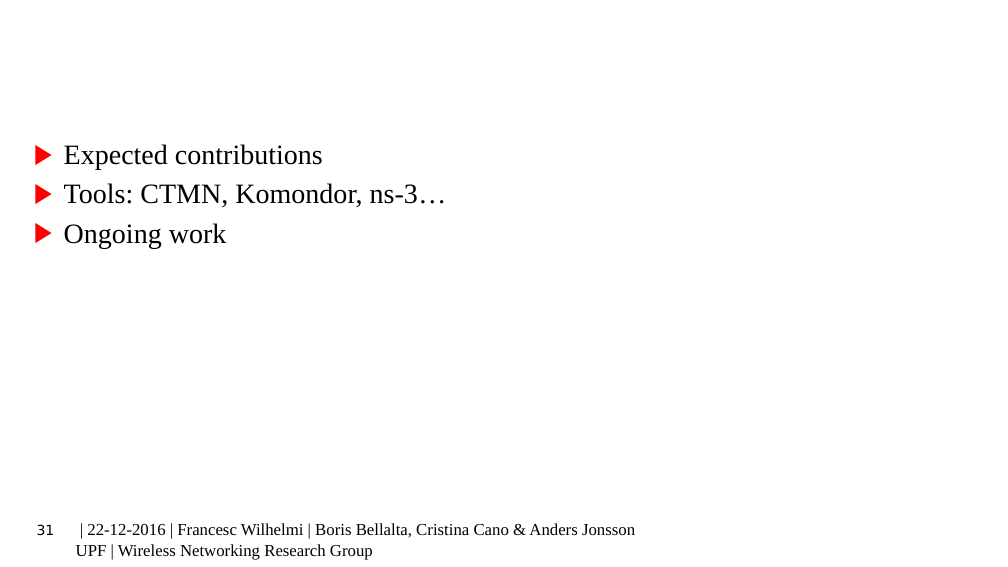
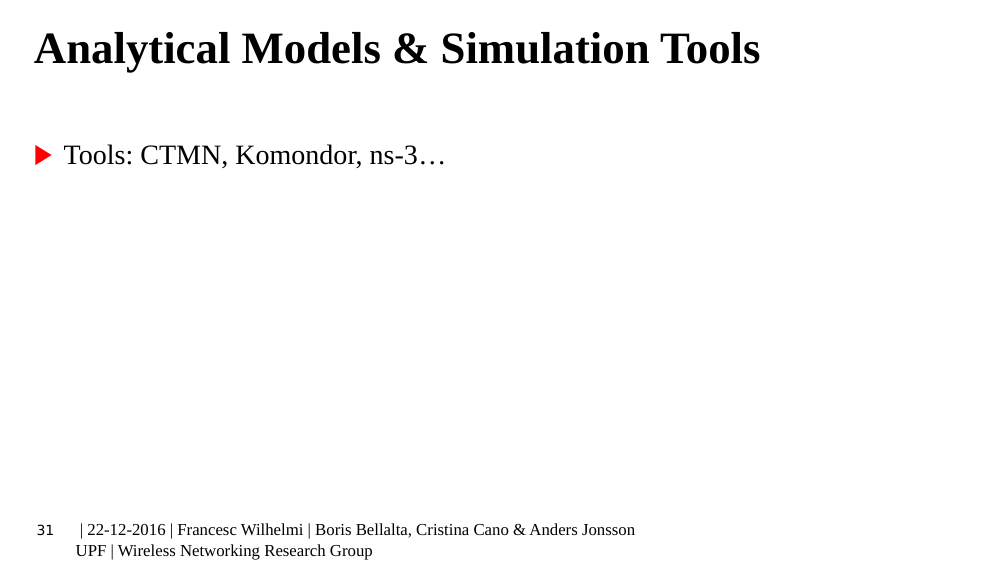
Before and after one commit to BelmY/thesis_proposal, a slide deck: slide 31 of Presentation/thesis_proposal.pptx. Drawn at 1008x567 pixels with LibreOffice and Linux fonts; fonts in the diff are those of the drawing; background and template pictures are left out. Boxes give left, top, right and bottom in pixels: in the first picture for what was removed or moved away, otherwise in the second. Text is boxed around its words. In the diff, an @@ line names an element or a change of style, - is before the commit and + after.

```diff
--- a/Presentation/thesis_proposal.pptx
+++ b/Presentation/thesis_proposal.pptx
@@ title added at box(34, 32, 760, 73), 32 pt, text #000000, bold @@
+Analytical Models & Simulation Tools
@@ text at box(64, 144, 323, 170): paragraph removed @@
-▶ Expected contributions
@@ text at box(64, 223, 227, 248): paragraph removed @@
-▶ Ongoing work
```
Also in this commit, not shown: 4 other slides changed, 3 slides added, 2 slides removed, 12 other files.
